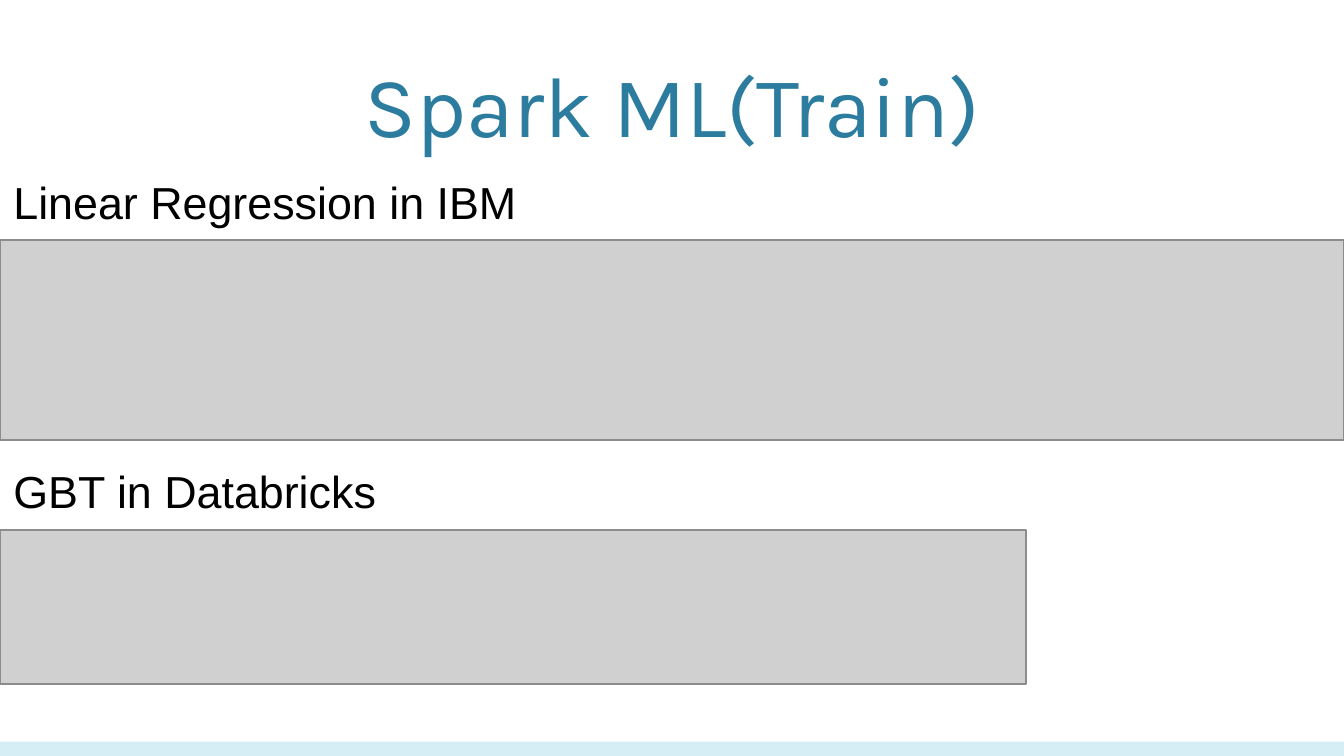
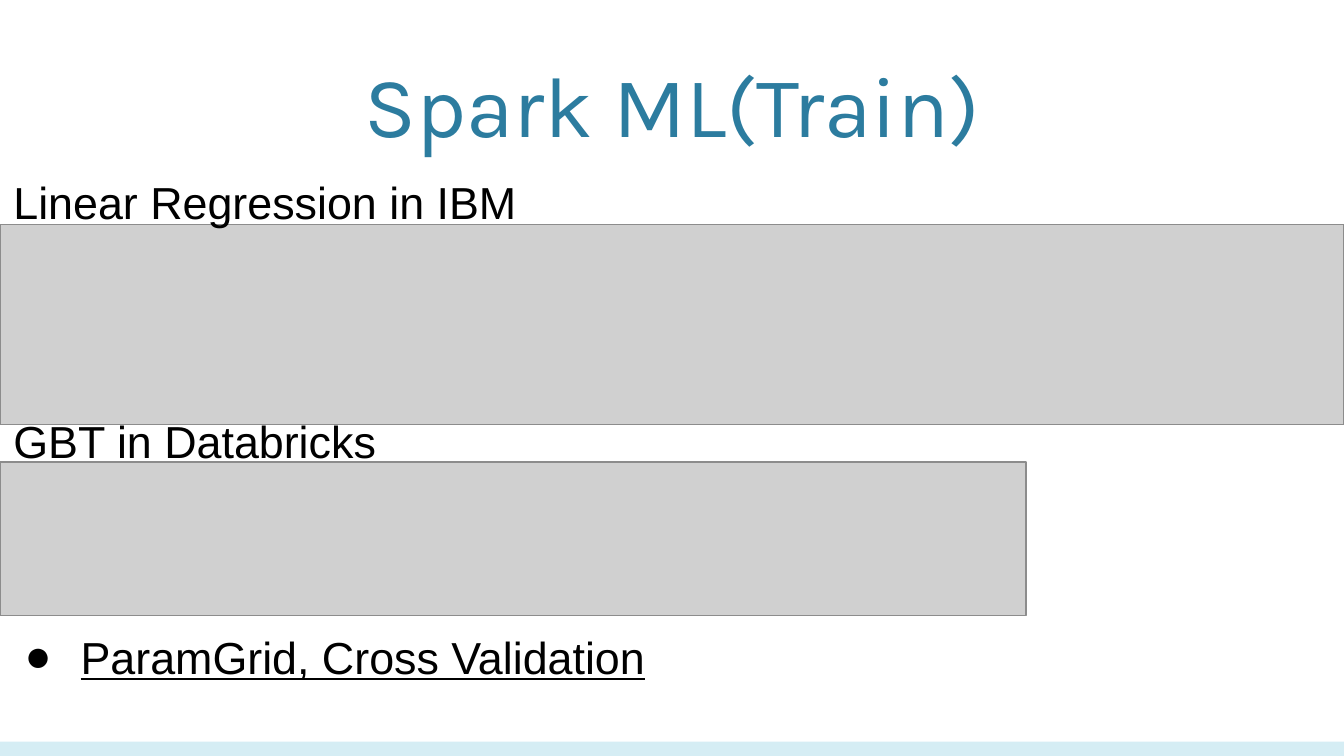
Before and after one commit to biranlicis/Movie-Box-Office-Machine-Learning, a slide deck: slide 20 of PPT CIS5560.pptx. Drawn at 1344x756 pixels with LibreOffice and Linux fonts; fonts in the diff are those of the drawing; grey boxes stand for pictures; background and template pictures are left out. Boxes give left, top, right and bottom in pixels: in the first picture for what was removed or moved away, otherwise in the second. Text is boxed around its words. In the diff, an @@ line names an element or a change of style, - is before the commit and + after.

```diff
--- a/PPT CIS5560.pptx
+++ b/PPT CIS5560.pptx
@@ picture: place and size @@
-picture at <box>0,241,1344,441</box>
+picture at <box>0,224,1344,425</box>
@@ text "GBT in Databricks" rewrapped from <box>13,475,376,509</box> to <box>13,423,376,467</box> @@
@@ picture: place and size @@
-picture at <box>0,530,1027,684</box>
+picture at <box>0,462,1027,617</box>
@@ text added at <box>81,641,644,680</box>, 24 pt, text #000000, underline @@
+● ParamGrid, Cross Validation
```
Also in this commit, not shown: 17 other slides changed, 4 slides removed.
